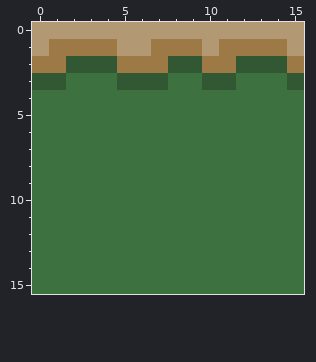
File history of a pixel-art sprite, bin/tiles/southpath.png. The picture above was drawn from the file before the commit.
The file is 16x16 pixels.
The same view after the edit:
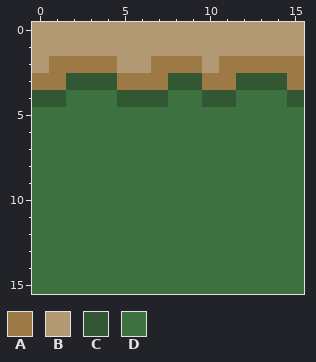
Palette (. is transparent): A #9c7945  B #b39973  C #315733  D #3d7240
Changes in this commit:
@@ x 0..15 @@
  0 BBBBBBBBBBBBBBBB
- 1 BAAAABBAAABAAAAB
- 2 AACCCAAACCAACCCA
- 3 CCDDDCCCDDCCDDDC
- 4 DDDDDDDDDDDDDDDD
+ 1 BBBBBBBBBBBBBBBB
+ 2 BAAAABBAAABAAAAA
+ 3 AACCCAAACCAACCCA
+ 4 CCDDDCCCDDCCDDDC
  5 DDDDDDDDDDDDDDDD
